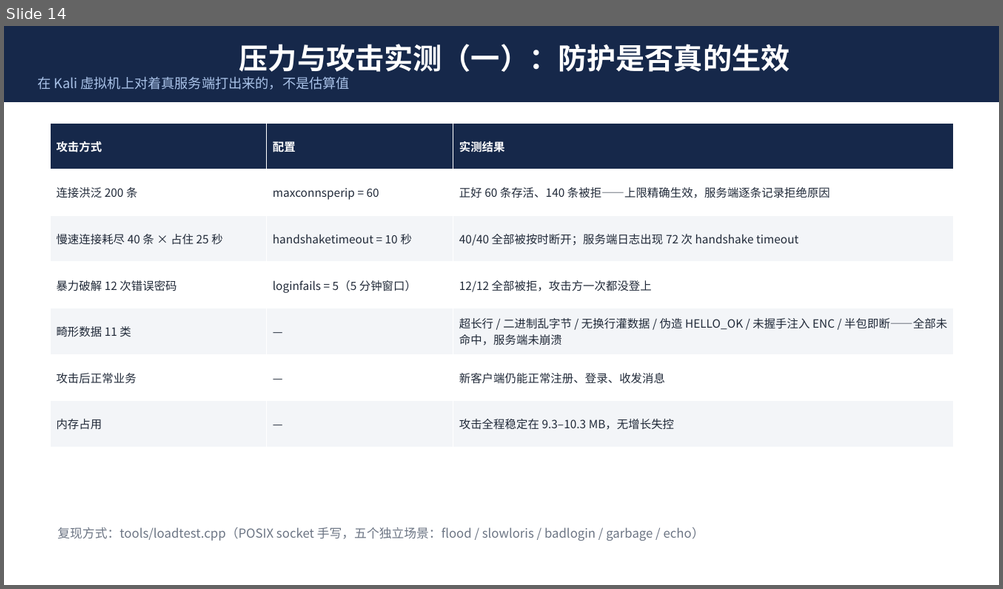
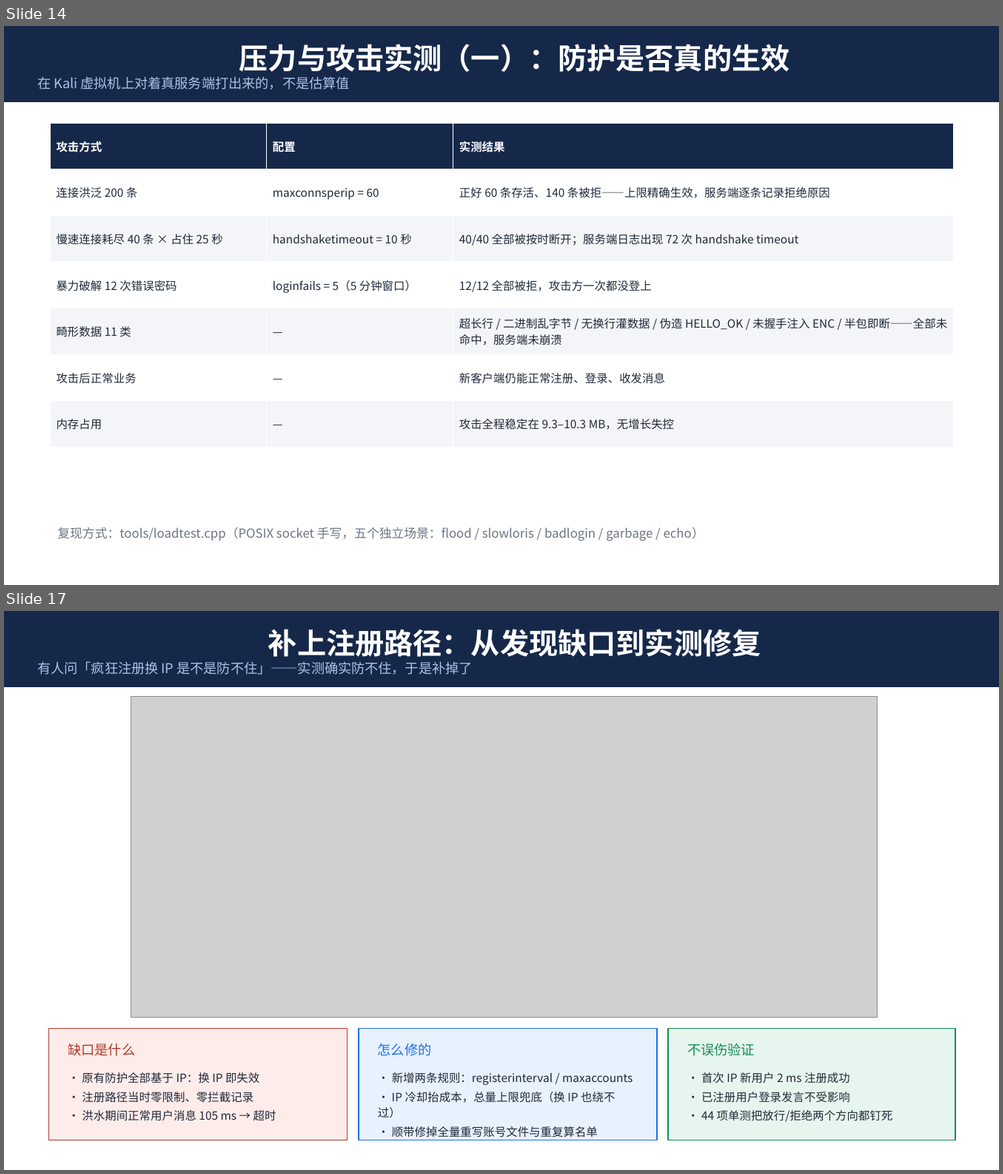
Before and after one commit to dongfang20101113/DChat, a slide deck: dchat-项目介绍.pptx. Shown one above the other, each under a label of ours: slide 14 before the commit, slides 14 and 17 after it; the slides between them are not shown. The pictures are 1003x589 and 1003x1174 pixels, drawn with LibreOffice and Linux fonts; fonts in the diff are those of the drawing; grey boxes stand for pictures. Boxes give left, top, right and bottom in pixels: in the first picture for what was removed or moved away, otherwise in the second. Text is boxed around its words. In the diff, an @@ line names an element or a change of style, - is before the commit and + after.

Commit message:
docs: PPT 合并成一份（24 页动画版），去掉历史遗留的重复文件
之前因为 PowerPoint 一直开着两个旧 pptx，写入被拦，只能以新文件名交付，
结果目录里堆了三份。现在统一成一份：

  dchat-项目介绍.pptx   24 页 / 850 KB / 24 页有动画 / 117 个淡入效果
    （内容 = 之前交付的 v3）

  - dchat-项目介绍-v3.pptx     删除（内容已并入上面的文件）
  - dchat-项目介绍-动画版.pptx  从 git 移除跟踪（本地文件被 PowerPoint 占着删不掉，
    关闭后可直接删除）

tools/make_ppt.py 的默认输出名改回 dchat-项目介绍.pptx，不再生成 v3 后缀。

```diff
--- a/dchat-项目介绍.pptx
+++ b/dchat-项目介绍.pptx
@@ slide 17 added at (4, 611, 999, 1170), background #FFFFFF @@
@@ rectangle added at (4, 611, 999, 687), fill #16284A, 13 pt, text #A9C2E8 @@
+补上注册路径：从发现缺口到实测修复
+有人问「疯狂注册换 IP 是不是防不住」——实测确实防不住，于是补掉了
@@ picture added at (131, 697, 877, 1017) @@
@@ rectangle added at (48, 1029, 347, 1141), fill #FDECEA, outline #B03A2B 1.25 pt @@
@@ rectangle added at (358, 1029, 657, 1141), fill #E8F1FE, outline #1F6FEB 1.25 pt @@
@@ rectangle added at (668, 1029, 956, 1141), fill #E6F6EE, outline #168A57 1.25 pt @@
@@ text added at (68, 1043, 136, 1056), 13 pt, text #B03A2B @@
+缺口是什么
@@ text added at (378, 1043, 432, 1056), 13 pt, text #1F6FEB @@
+怎么修的
@@ text added at (687, 1043, 754, 1056), 13 pt, text #168A57 @@
+不误伤验证
@@ text added at (82, 1073, 276, 1122), 11 pt, text #202938 @@
+· 原有防护全部基于 IP：换 IP 即失效
+· 注册路径当时零限制、零拦截记录
+· 洪水期间正常用户消息 105 ms → 超时
@@ text added at (378, 1073, 632, 1138), 11 pt, text #202938 @@
+· 新增两条规则：registerinterval / maxaccounts
+· IP 冷却抬成本，总量上限兜底（换 IP 也绕不过）
+· 顺带修掉全量重写账号文件与重复算名单
@@ text added at (701, 1073, 893, 1122), 11 pt, text #202938 @@
+· 首次 IP 新用户 2 ms 注册成功
+· 已注册用户登录发言不受影响
+· 44 项单测把放行/拒绝两个方向都钉死
```
Also in this commit, not shown: 4 slides changed, 2 other slides added, 2 slides removed, 1 other file.
